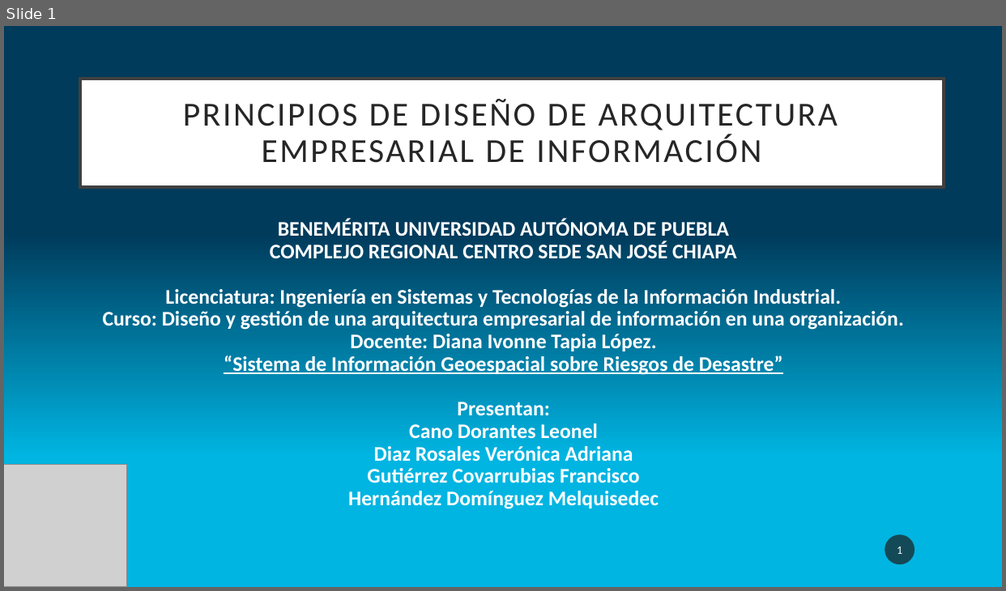
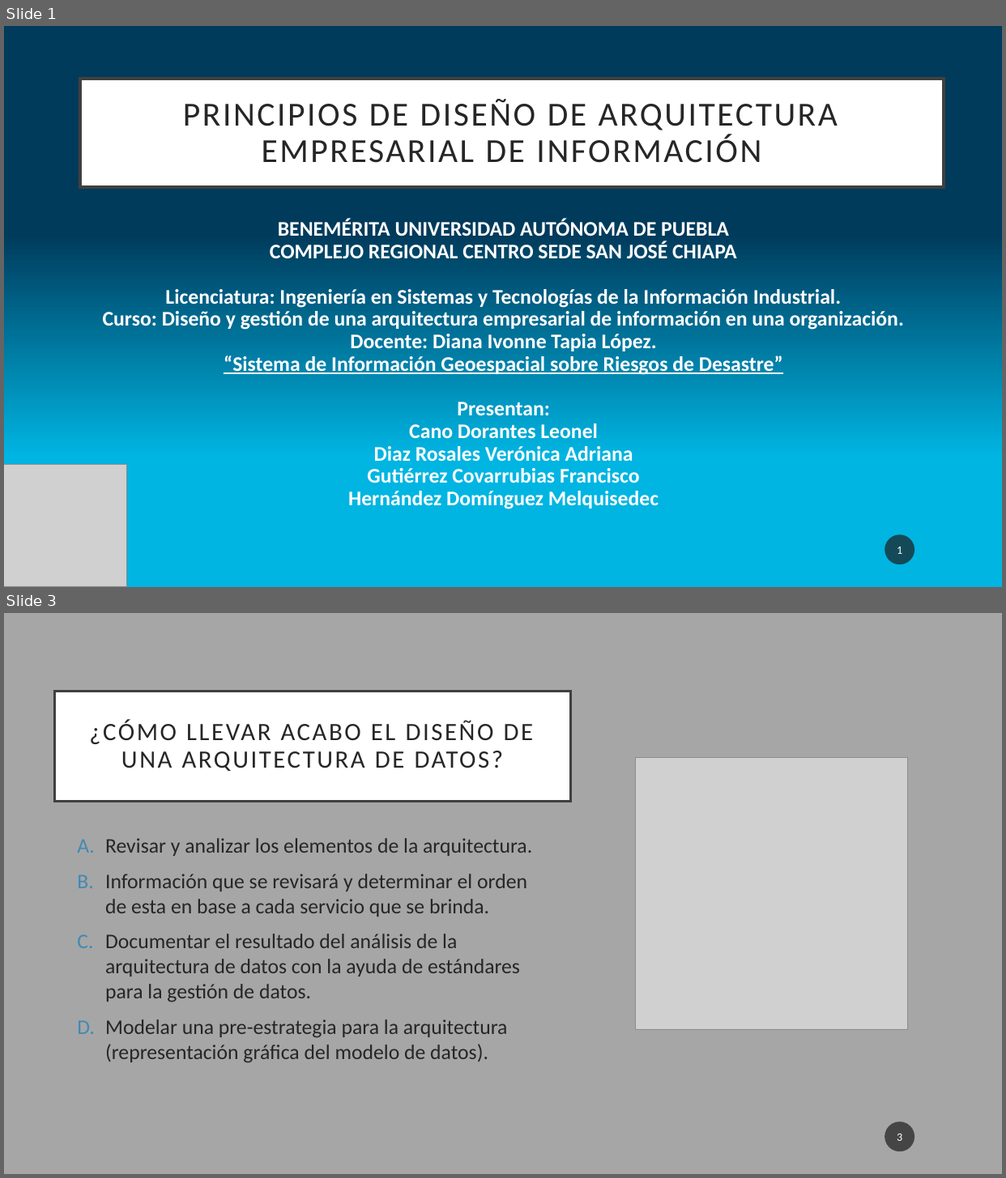
Before and after one commit to LeonelCano/Prueba1, a slide deck: Demanda 8.pptx. Shown one above the other, each under a label of ours: slide 1 before the commit, slides 1 and 3 after it; the slides between them are not shown. The pictures are 1006x591 and 1006x1178 pixels, drawn with LibreOffice and Linux fonts; fonts in the diff are those of the drawing; grey boxes stand for pictures. Boxes give left, top, right and bottom in pixels: in the first picture for what was removed or moved away, otherwise in the second. Text is boxed around its words. In the diff, an @@ line names an element or a change of style, - is before the commit and + after.

```diff
--- a/Demanda 8.pptx
+++ b/Demanda 8.pptx
@@ slide 3 added at <box>4,613,1002,1174</box>, background #A6A6A6 @@
@@ title added at <box>54,692,571,802</box>, fill #FFFFFF, outline #404040 2.5 pt, 24 pt, text #262626 @@
+¿CÓMO LLEVAR ACABO EL DISEÑO DE UNA ARQUITECTURA DE DATOS?
@@ picture added at <box>636,757,908,1030</box> @@
@@ text added at <box>105,838,532,1063</box>, 20 pt, text #262626 @@
+A. Revisar y analizar los elementos de la arquitectura.
+B. Información que se revisará y determinar el orden de esta en base a cada servicio que se brinda.
+C. Documentar el resultado del análisis de la arquitectura de datos con la ayuda de estándares para la gestión de datos.
+D. Modelar una pre-estrategia para la arquitectura (representación gráfica del modelo de datos).
@@ page number added at <box>885,1122,915,1152</box>, fill #1D1D1D at 70% opacity, 11 pt, text #FFFFFF @@
+3
```
Also in this commit, not shown: 4 other slides added.
